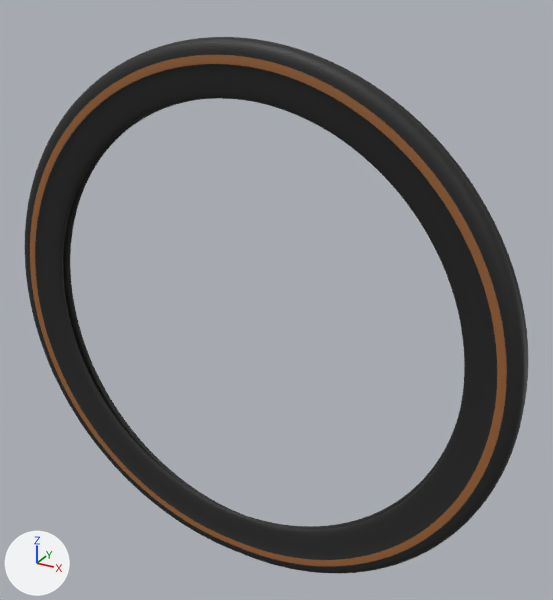
Renders of the Blender file blender/room.blend from each side of a commit.
One viewpoint serves both versions: a camera (50 mm lens) standing at (1.231, 0.557, 2.246) and looking at (0.833, 1.282, 1.884). Every picture has the same lights, and +X, +Y and +Z are marked at lower left. The same objects are shown in both versions, whatever each file hides.

Names of what the first picture shows: 'outer'.
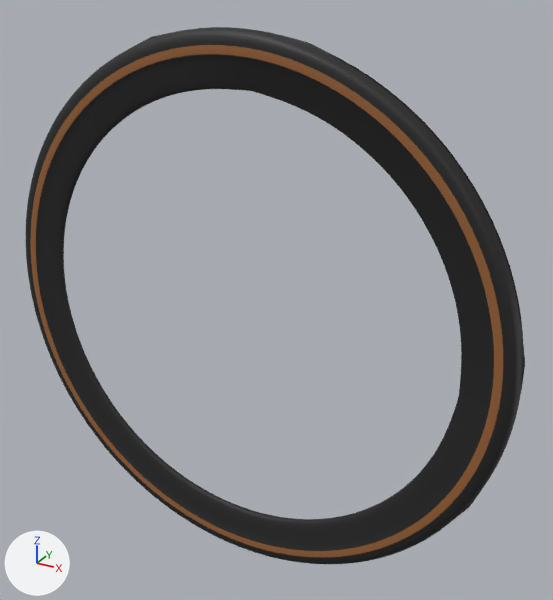
Boxes (x1, y1, x2, y2) around the edits, measured in the pictures (553 x 600 px):
'outer', reshaped, modifiers changed
    before: (25, 37, 528, 573)
    after: (26, 27, 525, 564)

Edits to the bpy script that builds the scene:
```text
Change me_circle:
    used by ob_outer; parent = ob_bike_front_wheel; location = (0.801, 1.251, 1.854); scale = (0.664, 1.0, 1.0)
    remove me_circle.from_pydata(...)  # 320 vertices, 288 faces; spans x -0.499..0.501, y -0.02..0.007, z -0.338..0.326
    add me_circle.from_pydata(...)  # 320 vertices, 288 faces; spans x -0.506..0.49, y -0.014..0.0, z -0.327..0.334
    me_circle part 1: 320 of 320 vertices moved; they spanned x -0.499..0.501, y -0.02..0.007, z -0.338..0.326 and now span x -0.506..0.49, y -0.014..0.0, z -0.327..0.334; mean shift (-0.009, 0.0, 0.009); largest move (0.468, -0.007, -0.125) -> (-0.447, 0.0, -0.155)
Change ob_outer:
    where _m = ob_outer.modifiers.new('Mirror', 'MIRROR')
    add _m.use_axis = (False, True, False)
```
